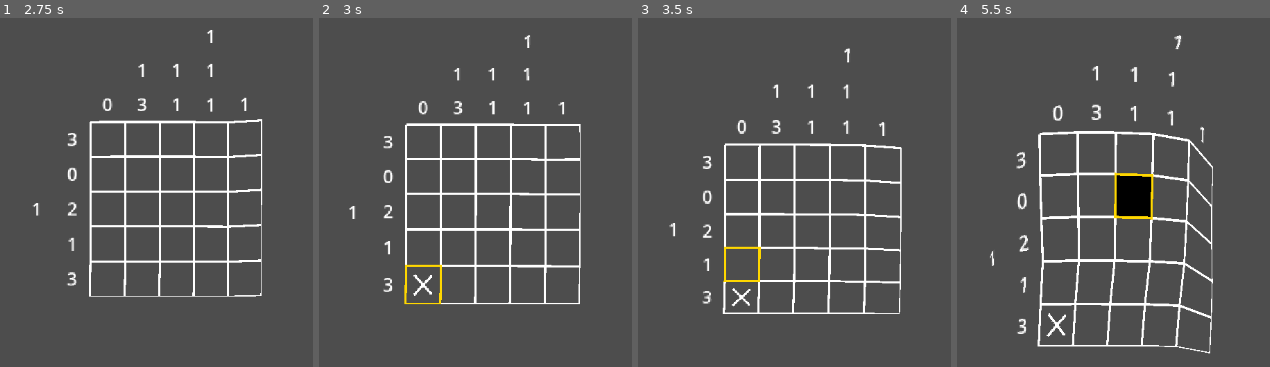
Above: before the commit, frames 1-4 (left to right).
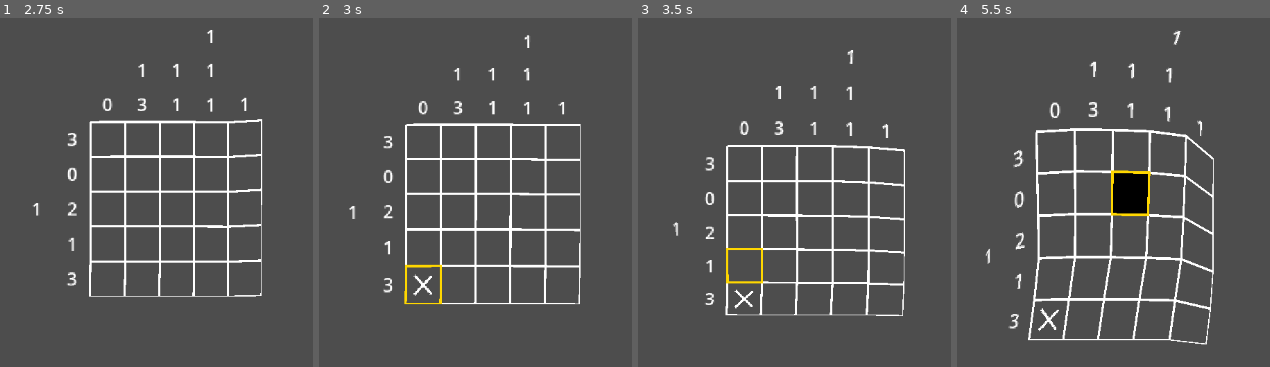
Above: after the commit, the same moments.

Repository: kennethbchen/Medical-Malpicross-Game
Game: Godot game, scene res://scenes/game.tscn
Two runs of this game, one before a commit and one after it. Both use one fixed random seed, a clock stepped at 60 frames per second and the inputs below.
Inputs (mouse positions are in pixels of both pictures, inside the frame that each line leads up to):
- Up to frame 1 (2.75 s): tap Enter at 0.5 s; move the mouse to (outside the picture) at 0.52 s; press the mouse at (outside the picture) at 0.53 s; move the mouse to (outside the picture) at 1.27 s; release the mouse at (outside the picture) at 1.28 s; right-click (outside the picture) at 1.35 s; move the mouse to (219, 80) at 2.02 s; press the mouse at (219, 80) at 2.03 s
- Up to frame 2 (3 s): move the mouse to (419, 269) at 2.77 s; release the mouse at (419, 269) at 2.78 s; right-click (419, 269) at 2.85 s
- Up to frame 3 (3.5 s): no input
- Up to frame 4 (5.5 s): move the mouse to (outside the picture) at 3.52 s; press the mouse at (outside the picture) at 3.53 s; move the mouse to (outside the picture) at 4.27 s; release the mouse at (outside the picture) at 4.28 s; right-click (outside the picture) at 4.35 s; move the mouse to (1135, 178) at 5.02 s; press the mouse at (1135, 178) at 5.03 s

Frame 1 is identical in both runs. In frame 2, 0.3% of the frame differs, in the area x 10-84%, y 4-83%; in frame 3, 9.2%; in frame 4, 12%, in the area x 9-83%, y 3-97%.

Commit message:
Tweaked trauma response

Diff:
--- a/scenes/game.tscn
+++ b/scenes/game.tscn
@@ -36,7 +36,6 @@
 x_noise = SubResource("FastNoiseLite_u5sy4")
 y_noise = SubResource("FastNoiseLite_gee14")
 noise_speed = 4.0
-hide_fixed = false
 metadata/_edit_group_ = true
 
 [node name="PuzzleViewport" type="SubViewport" parent="PuzzleController"]
--- a/scripts/simulation/flesh_sim.gd
+++ b/scripts/simulation/flesh_sim.gd
@@ -22,7 +22,7 @@
 # https://kidscancode.org/godot_recipes/3.x/2d/screen_shake/index.html
 # https://www.youtube.com/watch?v=tu-Qe66AvtY
 
-@export var trauma_decay: float = 0.12
+@export var trauma_decay: float = 0.1
 
 @export var trauma_power: float = 2
 
@@ -61,14 +61,15 @@
 func _physics_process(delta: float) -> void:
 	super(delta)
 
+
 	# Higher trauma = more movement
 	var trauma_influence: float = pow(trauma, trauma_power)
 
-	var avoid_intensity = lerp(avoidance_intensity, avoidance_intensity * 0.5, trauma_influence)
+	var avoid_intensity = lerp(avoidance_intensity, avoidance_intensity * 1.2, trauma_influence)
 	var avoidance_contribution = -( get_global_mouse_position() - input_area_center - global_position).normalized() * avoid_intensity
 
-	var noi_speed: float = lerp(noise_speed, 10.0, trauma_influence)
-	var noi_amplitude: float = lerp(noise_amplitude, noise_amplitude * 1.04, trauma_influence)
+	var noi_speed: float = lerp(noise_speed, 80.0, trauma_influence)
+	var noi_amplitude: float = lerp(noise_amplitude, noise_amplitude * 4, trauma_influence)
 	var noise_contribution = Vector2(x_noise.get_noise_1d(Time.get_ticks_msec() / 1000.0 * noi_speed), \
 		y_noise.get_noise_1d(Time.get_ticks_msec() / 1000.0 * noi_speed
 	)) * noi_amplitude
